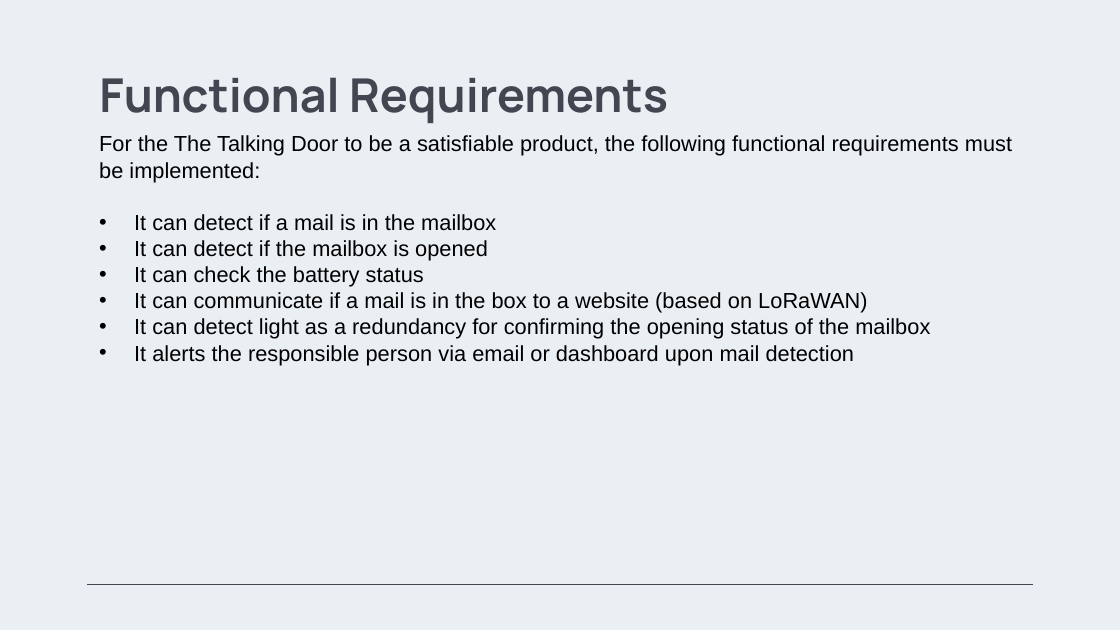
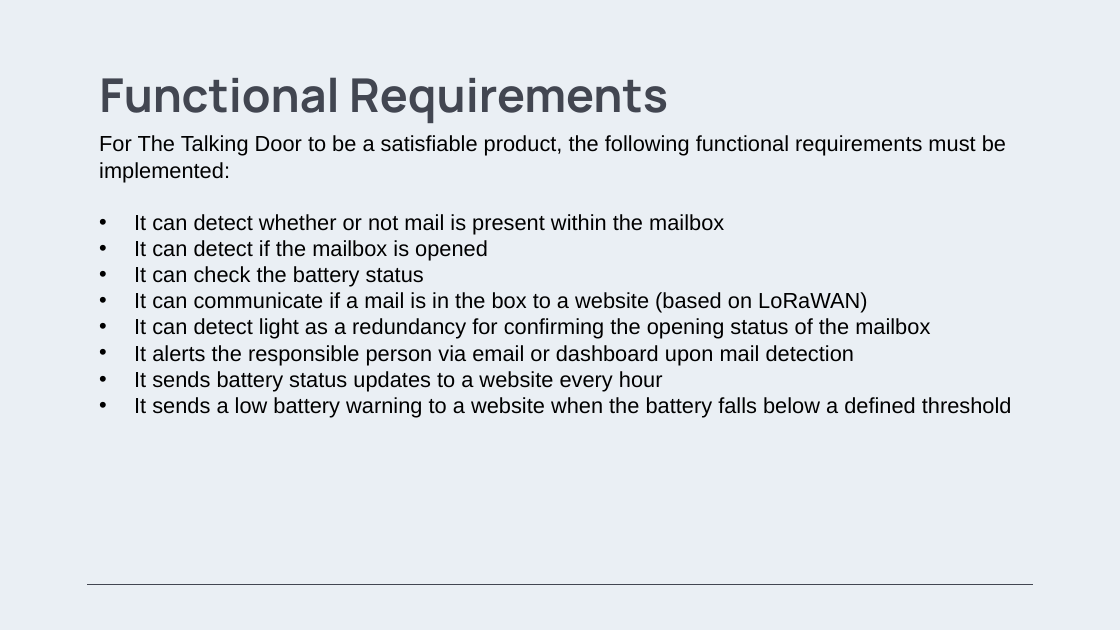
Before and after one commit to AbhinavK02/LoRaProject, a slide deck: slide 7 of A.1 Pitch Presentation/The_Talking_Mailbox_Pitch.pptx. Drawn at 1120x630 pixels with LibreOffice and Linux fonts; fonts in the diff are those of the drawing; background and template pictures are left out. Boxes give left, top, right and bottom in pixels: in the first picture for what was removed or moved away, otherwise in the second. Text is boxed around its words. In the diff, an @@ line names an element or a change of style, - is before the commit and + after.

```diff
--- a/A.1 Pitch Presentation/The_Talking_Mailbox_Pitch.pptx
+++ b/A.1 Pitch Presentation/The_Talking_Mailbox_Pitch.pptx
@@ text at <box>99,135,1006,235</box>: text changed @@
-For the The Talking Door to be a satisfiable product, the following functional requirements must be implemented:
-• It can detect if a mail is in the mailbox
+For The Talking Door to be a satisfiable product, the following functional requirements must be implemented:
+• It can detect whether or not mail is present within the mailbox
@@ text at <box>134,371,1012,418</box>: paragraphs added @@
+• It sends battery status updates to a website every hour
+• It sends a low battery warning to a website when the battery falls below a defined threshold
```
Also in this commit, not shown: 6 other slides changed, 15 other files.
